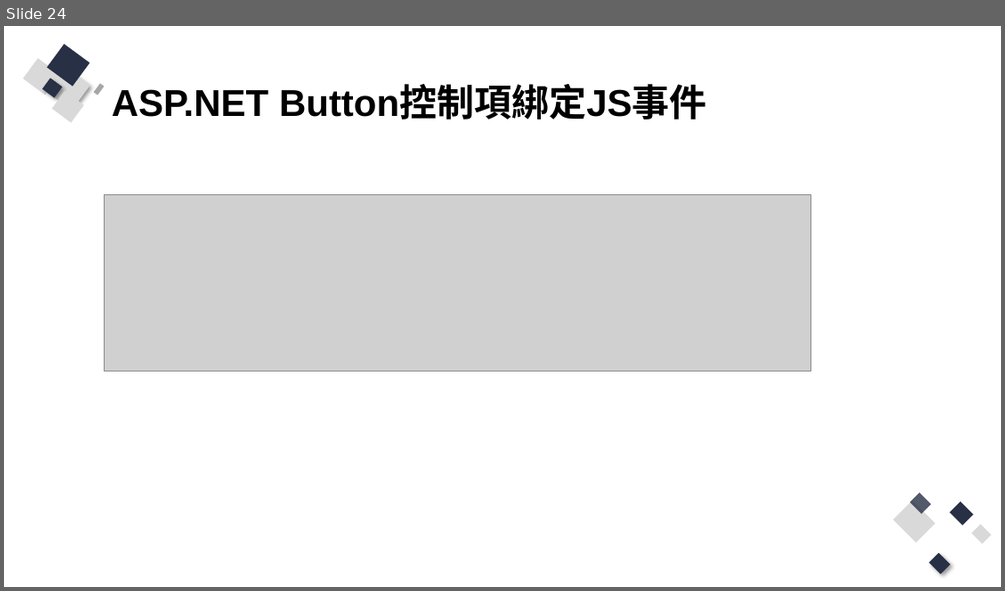
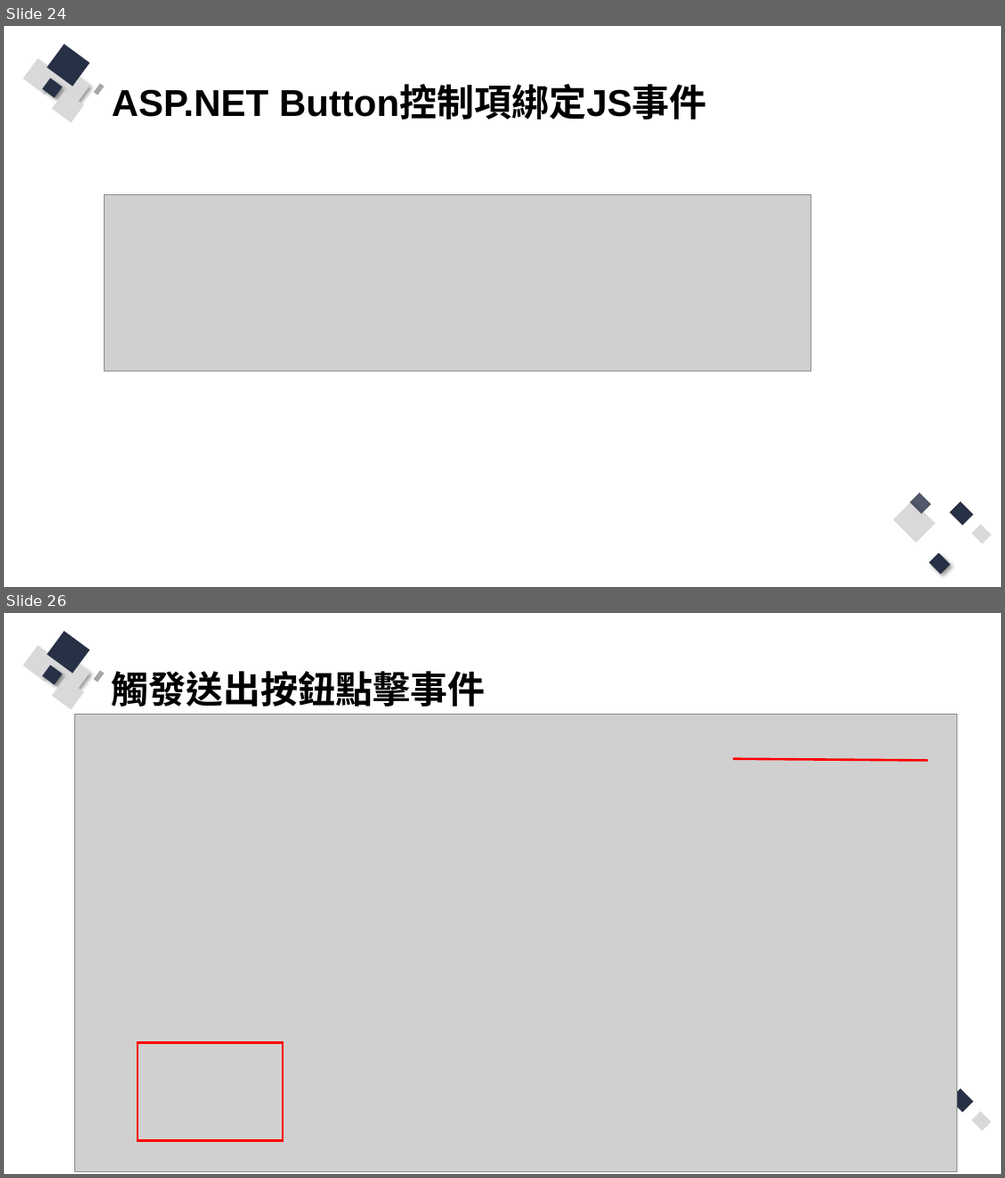
Before and after one commit to Q81JIAXIONG/-, a slide deck: 投影片/6.實作-帳號註冊、登入網頁前端防呆與提示.pptx. Shown one above the other, each under a label of ours: slide 24 before the commit, slides 24 and 26 after it; the slides between them are not shown. The pictures are 1005x591 and 1005x1178 pixels, drawn with LibreOffice and Linux fonts; fonts in the diff are those of the drawing; grey boxes stand for pictures. Boxes give left, top, right and bottom in pixels: in the first picture for what was removed or moved away, otherwise in the second. Text is boxed around its words. In the diff, an @@ line names an element or a change of style, - is before the commit and + after.

```diff
--- a/投影片/6.實作-帳號註冊、登入網頁前端防呆與提示.pptx
+++ b/投影片/6.實作-帳號註冊、登入網頁前端防呆與提示.pptx
@@ slide 26 added at (4,613,1001,1174), background #FFFFFF; not listed: 11 template elements that a slide beside it also shows @@
@@ title added at (112,671,485,706), 36 pt, text #000000, bold @@
+觸發送出按鈕點擊事件
@@ picture added at (75,714,957,1172) @@
@@ line added from (733, 759) to (928, 761), #FF0000 2.25 pt @@
@@ rectangle added at (138,1043,283,1140), outline #FF0000 2.25 pt @@
```
Also in this commit, not shown: 1 slide changed, 7 other slides added, 24 other files.
